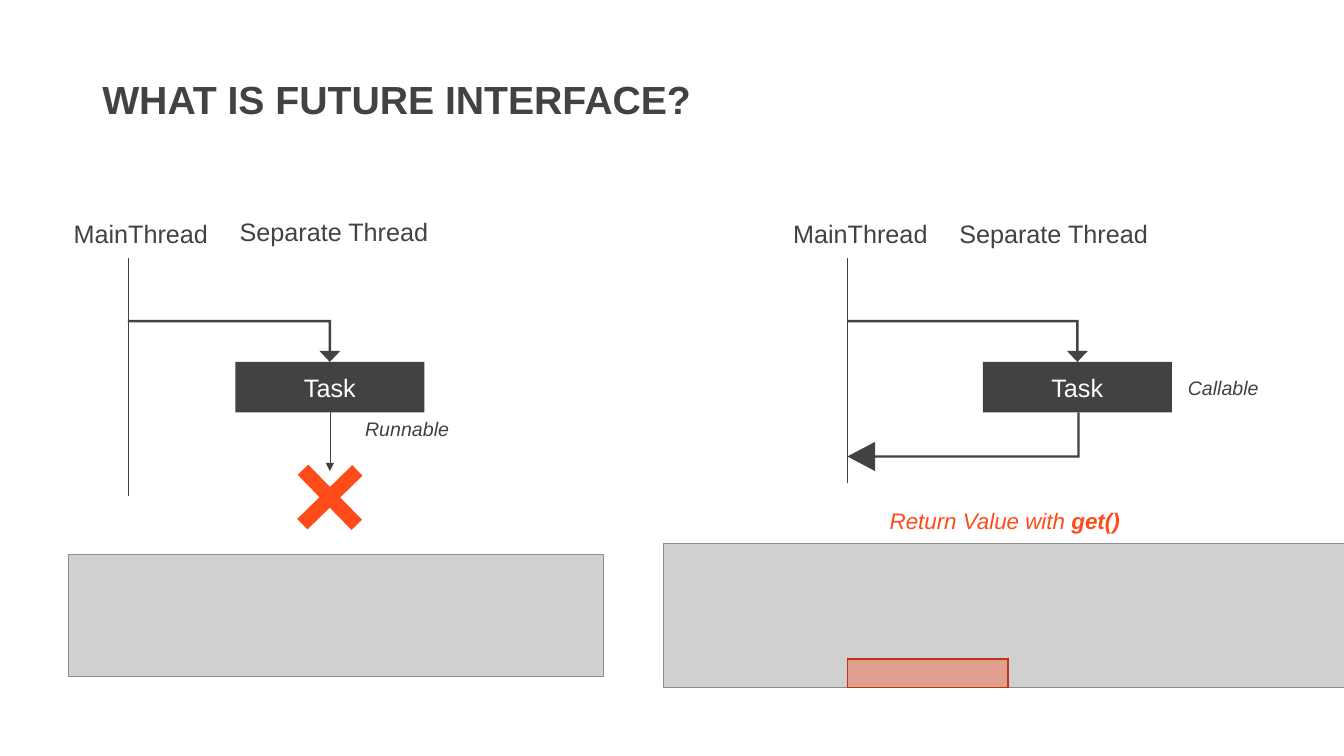
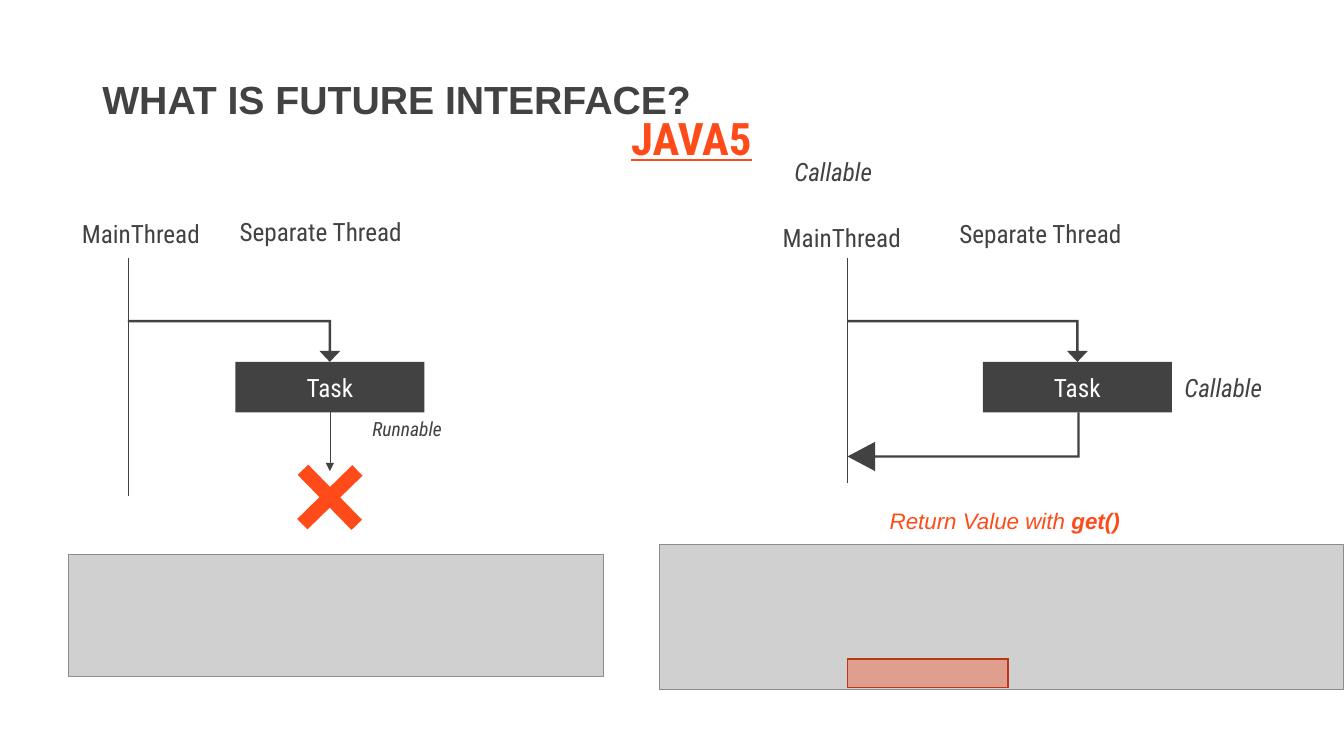
Before and after one commit to DevDay2019-AxonActive/DevDay2019---Advanced-Java, a slide deck: slide 3 of presentations/java_future.pptx (slide 4 before the commit). Drawn at 1344x756 pixels with LibreOffice and Linux fonts; fonts in the diff are those of the drawing; grey boxes stand for pictures; background and template pictures are left out. Boxes give left, top, right and bottom in pixels: in the first picture for what was removed or moved away, otherwise in the second. Text is boxed around its words. In the diff, an @@ line names an element or a change of style, - is before the commit and + after.

```diff
--- a/presentations/java_future.pptx
+++ b/presentations/java_future.pptx
@@ text added at bbox=[631, 123, 751, 161], 32 pt, text #FF4A1A, bold, underline @@
+JAVA5
@@ text added at bbox=[794, 162, 872, 182], 18 pt, text #424242, italic @@
+Callable
@@ font Arial to Roboto Condensed in 7 elements at bbox=[372, 421, 441, 436], bbox=[240, 222, 402, 246], bbox=[236, 362, 425, 412], bbox=[82, 224, 200, 244], bbox=[959, 224, 1121, 248], bbox=[983, 362, 1173, 412], bbox=[783, 228, 901, 248] @@
@@ text "MainThread": place and size @@
-text "MainThread" at bbox=[793, 224, 927, 244]
+text "MainThread" at bbox=[783, 228, 901, 248]
@@ text "Callable" at bbox=[1184, 378, 1262, 398]: size 14 to 18 pt, font Arial to Roboto Condensed @@
@@ picture: place and size @@
-picture at bbox=[664, 543, 1344, 688]
+picture at bbox=[659, 545, 1344, 690]
```
Also in this commit, not shown: 3 other slides changed, 19 slides added, 9 slides removed.
